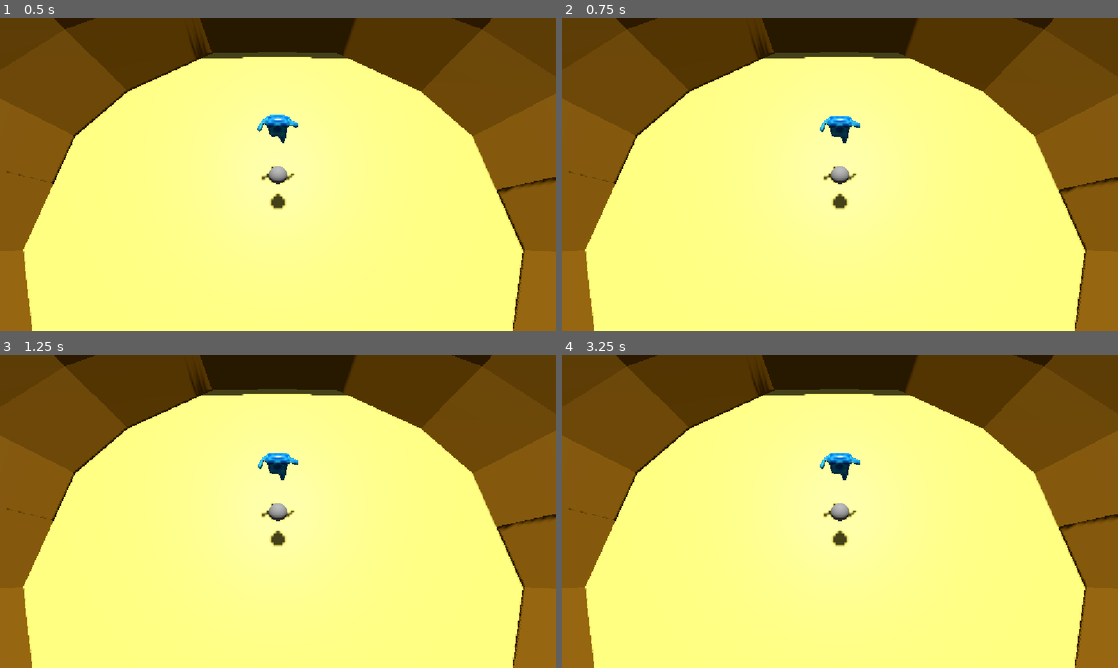
Above: before the commit, frames 1-4 (two rows, left to right).
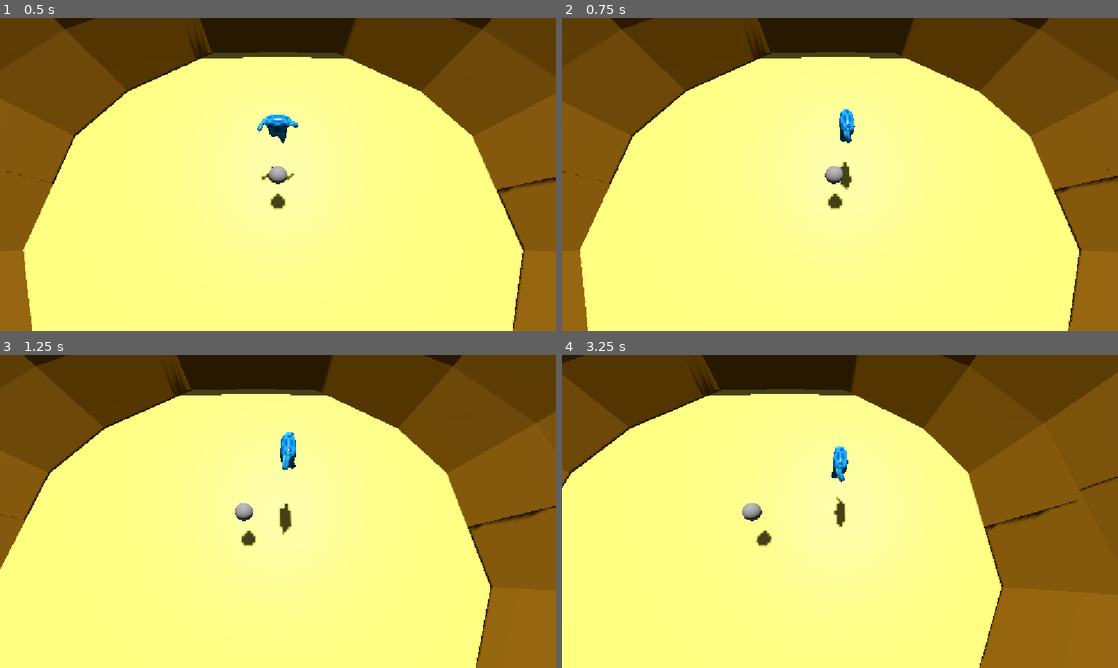
Above: after the commit, the same moments.

Repository: wildevi26250-tech/tcob
Game: Godot game, scene res://Main.tscn
The game is run twice, just before and just after one commit, with the same random seed, the same clock (stepped at 60 frames per second) and the same inputs.
Inputs (mouse positions are in pixels of both pictures, inside the frame that each line leads up to):
- Up to frame 1 (0.5 s): no input
- Up to frame 2 (0.75 s): tap Enter at 0.5 s; move the mouse to (962, 158) at 0.52 s; hold D (right) from 0.53 s (still down); click (962, 158) at 0.67 s
- Up to frame 3 (1.25 s): keep holding D (right); tap Space (Jump) at 0.77 s
- Up to frame 4 (3.25 s): release D (right) at 1.25 s; drag from (728, 527) to (812, 574) at 1.27 s; move the mouse to (895, 442) at 2.02 s; hold D (right) 2.03-2.75 s; drag from (812, 574) to (673, 464) at 2.77 s

Frame 1 is identical in both runs. In frame 2, 3.5% of the frame differs, in the area x 0-100%, y 0-100%; in frame 3, 14%; in frame 4, 27%.
Error before the commit: Cannot call method 'has_animation' on a null value. (res://character_body_3d.gd:58)

Commit message:
hfakulhb gke

Diff:
--- a/character_body_3d.gd
+++ b/character_body_3d.gd
@@ -4,8 +4,8 @@
 @export var rotation_speed: float = 12.0
 @export var jump_velocity: float = 6.0
 
-@onready var rig: Node3D = $"tcob-player/rig"
-@onready var anim_player: AnimationPlayer = $"tcob-player/AnimationPlayer"
+@onready var rig: Node3D = $"tcob-player-retry/rig"
+@onready var anim_player: AnimationPlayer = $"tcob-player-retry/AnimationPlayer"
 
 var gravity: float = ProjectSettings.get_setting("physics/3d/default_gravity")
 
